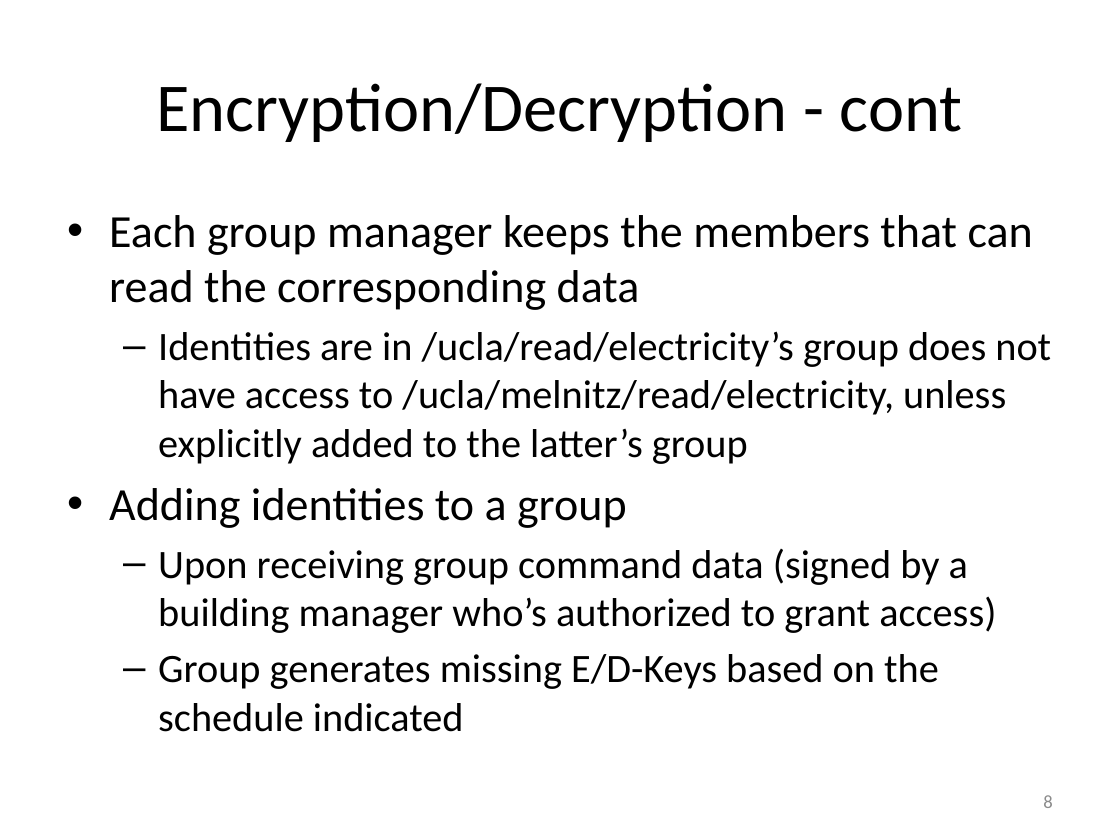
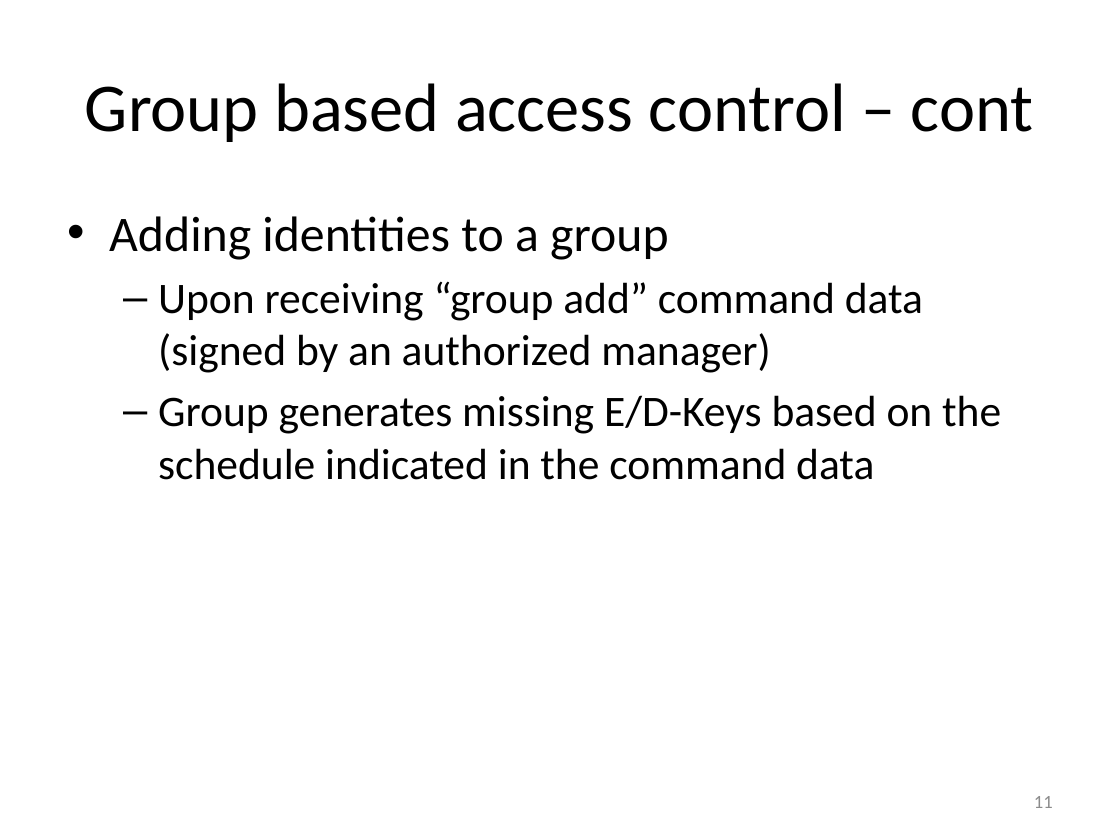
Before and after one commit to HHHlaing/bms-node, a slide deck: slide 11 of bms-poster-presentations/presentations/bms-application-design.pptx (slide 8 before the commit). Drawn at 1120x840 pixels with LibreOffice and Linux fonts; fonts in the diff are those of the drawing. Boxes give left, top, right and bottom in pixels: in the first picture for what was removed or moved away, otherwise in the second. Text is boxed around its words. In the diff, an @@ line names an element or a change of style, - is before the commit and + after.

Commit message:
presentation: update design with expanded gbe

```diff
--- a/bms-poster-presentations/presentations/bms-application-design.pptx
+++ b/bms-poster-presentations/presentations/bms-application-design.pptx
@@ title at [85,83,1034,142]: text changed @@
-Encryption/Decryption - cont
+Group based access control – cont
@@ text at [109,215,1051,464]: paragraphs removed @@
-• Each group manager keeps the members that can read the corresponding data
-  – Identities are in /ucla/read/electricity’s group does not have access to /ucla/melnitz/read/electricity, unless explicitly added to the latter’s group
@@ text at [109,216,668,260]: size 29.6 to 32 pt in "Adding identities to a group" @@
@@ text at [158,281,1001,480]: text changed; size 25.9 to 28 pt @@
-  – Upon receiving group command data (signed by a building manager who’s authorized to grant access)
-  – Group generates missing E/D-Keys based on the schedule indicated
+  – Upon receiving “group add” command data (signed by an authorized manager)
+  – Group generates missing E/D-Keys based on the schedule indicated in the command data
@@ page number at [1034,796,1053,808]: text changed @@
-8
+11
```
Also in this commit, not shown: 8 other slides changed, 3 slides added, 6 other files.
